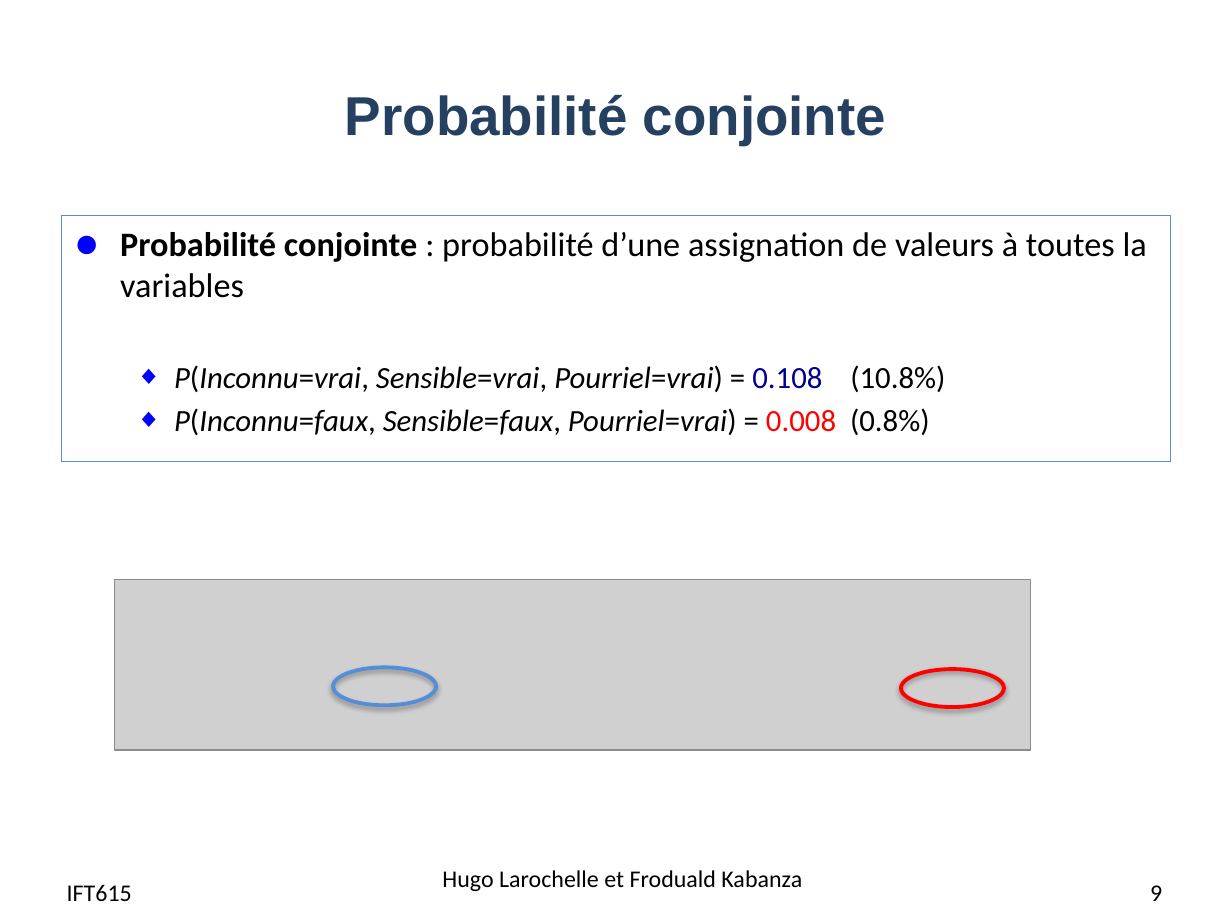
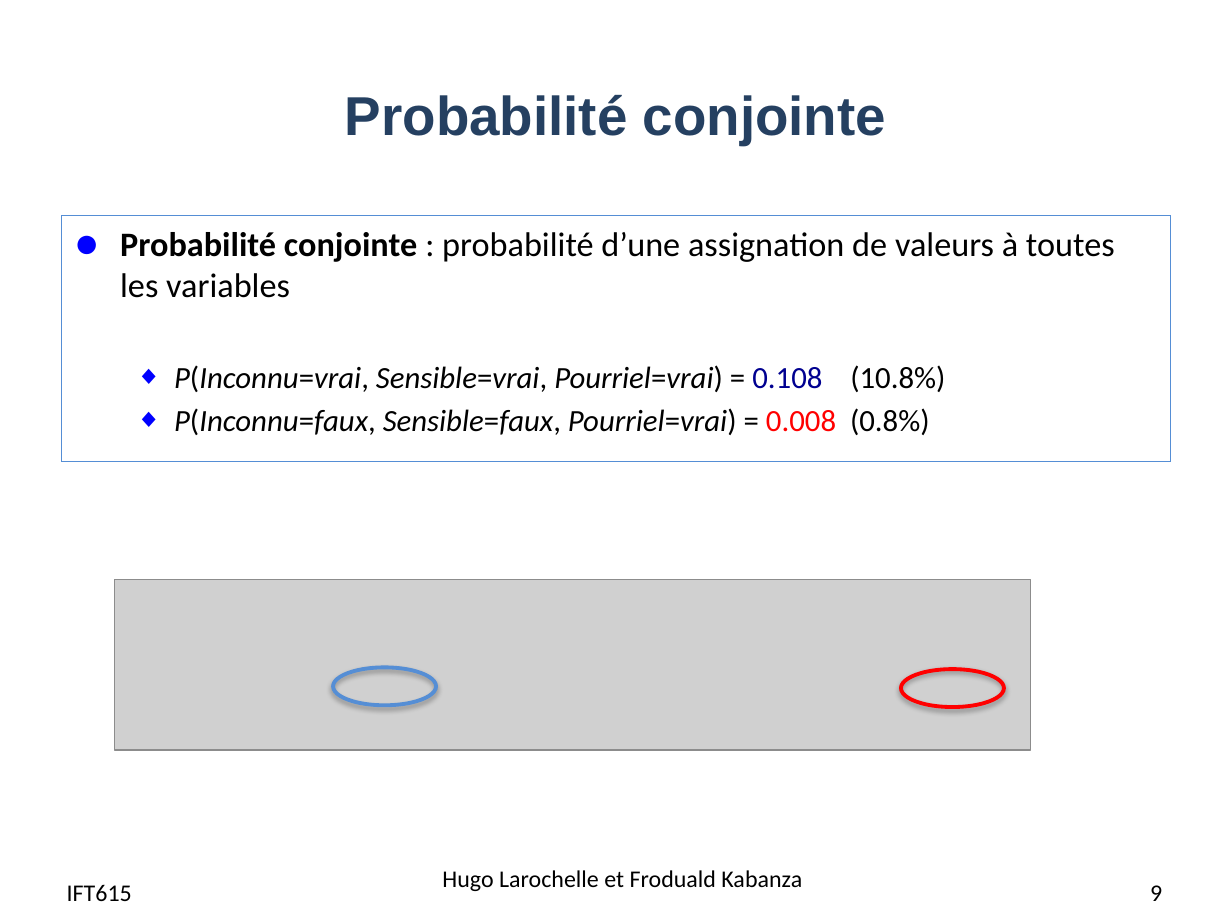
Before and after one commit to djeffkanda/djeffkanda.github.io, a slide deck: slide 9 of ift/assets/slides/ift615-09-Raisonnement probabiliste - notions de base et classifieur bayesien naif.pptx. Drawn at 1232x924 pixels with LibreOffice and Linux fonts; fonts in the diff are those of the drawing; grey boxes stand for pictures. Boxes give left, top, right and bottom in pixels: in the first picture for what was removed or moved away, otherwise in the second. Text is boxed around its words. In the diff, an @@ line names an element or a change of style, - is before the commit and + after.

```diff
--- a/ift/assets/slides/ift615-09-Raisonnement probabiliste - notions de base et classifieur bayesien naif.pptx
+++ b/ift/assets/slides/ift615-09-Raisonnement probabiliste - notions de base et classifieur bayesien naif.pptx
@@ text at (120,232,1115,298): text changed @@
-● Probabilité conjointe : probabilité d’une assignation de valeurs à toutes la variables
+● Probabilité conjointe : probabilité d’une assignation de valeurs à toutes les variables
```
Also in this commit, not shown: 16 other slides changed, 4 slides removed, 5 other files.
